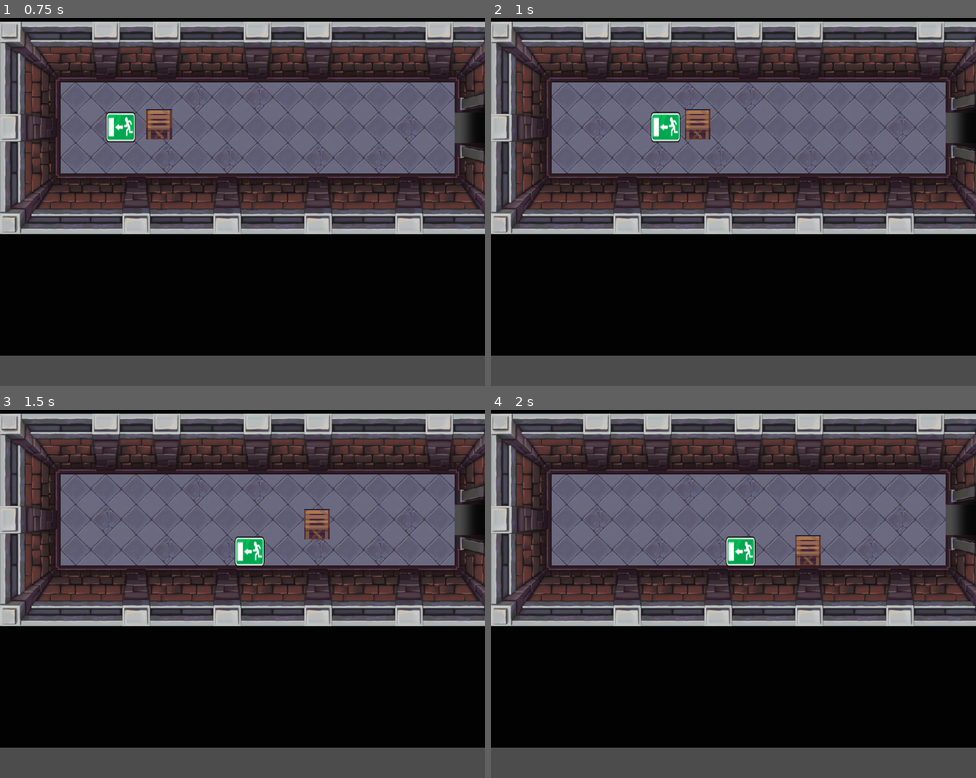
Above: before the commit, frames 1-4 (two rows, left to right).
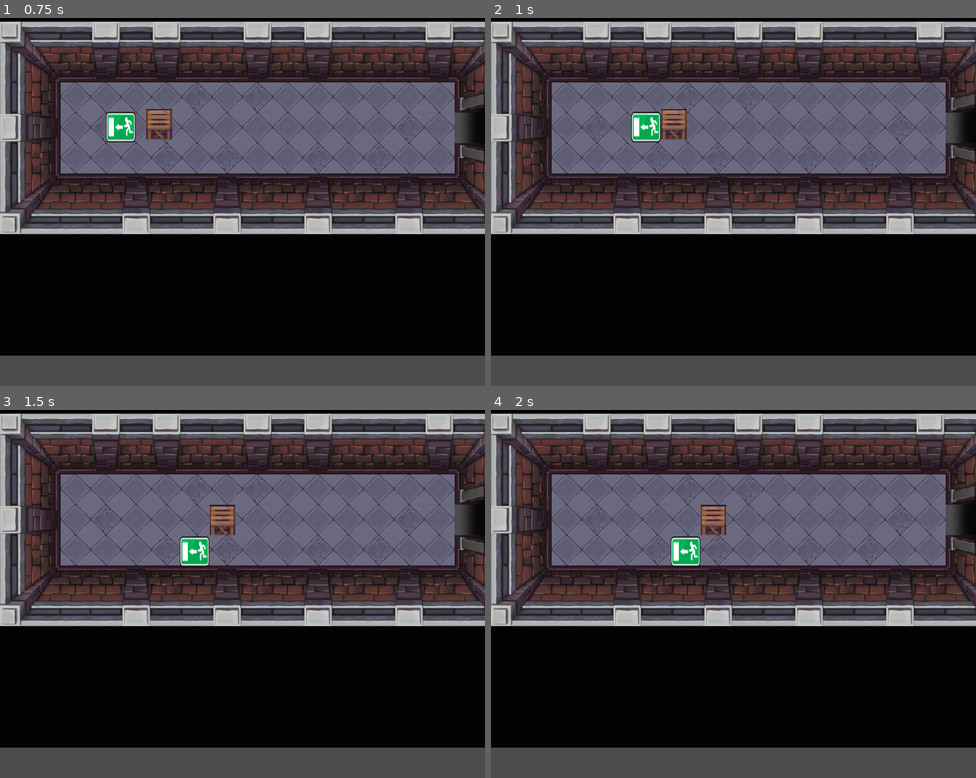
Above: after the commit, the same moments.

Repository: Cheesetea-team/jhoto
Game: Godot game, scene res://src/levels/level_1_1_test.tscn
Two runs of this game, one before a commit and one after it. Both use one fixed random seed, a clock stepped at 60 frames per second and the inputs below. This scene is started directly instead of the project's main scene.
Inputs:
- Up to frame 1 (0.75 s): tap Enter at 0.5 s; hold Right (ui_right) from 0.53 s (still down)
- Up to frame 2 (1 s): keep holding Right (ui_right)
- Up to frame 3 (1.5 s): release Right (ui_right) at 1.28 s; hold Down (ui_down) from 1.28 s (still down)
- Up to frame 4 (2 s): keep holding Down (ui_down)

Frame 1 is identical in both runs. In frame 2, 1.3% of the frame differs, in the area x 28-46%, y 24-34%; in frame 3, 1.9%, in the area x 37-68%, y 25-43%; in frame 4, 1.9%.

Commit message:
Empujando cajas "bien" con señal marcada    - Usamos id de entidad para distinguir

Diff:
--- a/src/actors/Actor.gd
+++ b/src/actors/Actor.gd
@@ -1,3 +1,4 @@
 extends KinematicBody2D
-signal pushbody(linear_vel)
 class_name Actor
+
+signal pushbody(colid, linear_vel)
--- a/src/actors/Crate.gd
+++ b/src/actors/Crate.gd
@@ -5,7 +5,8 @@
 func _physics_process(_delta: float) -> void:
 	if movement:
 		move_and_slide(movement)
+		movement = Vector2.ZERO
 
-
-func _on_Player_pushbody(linear_vel) -> void:
-	movement = linear_vel
+func _on_Player_pushbody(colid, linear_vel) -> void:
+	if colid == get_instance_id():
+		movement = linear_vel
--- a/src/actors/Crate.tscn
+++ b/src/actors/Crate.tscn
@@ -18,5 +18,3 @@
 [node name="crate" type="Sprite" parent="."]
 position = Vector2( 0, -32 )
 texture = ExtResource( 1 )
-
-[connection signal="pushbody" from="." to="." method="_on_Crate_pushbody"]
--- a/src/actors/Player.gd
+++ b/src/actors/Player.gd
@@ -13,8 +13,6 @@
 func _physics_process(_delta: float) -> void:
 	move_and_slide(movement * speed)
 	var ncols = get_slide_count()
-	#for i in range(collisions):
-	#	var c = get_slide_collision(i)
-	if (ncols > 0):
-		print("Push!")
-		emit_signal("pushbody", movement*speed)
+	for i in range(ncols):
+		var c = get_slide_collision(i)
+		emit_signal("pushbody", c.collider_id, movement*speed)
